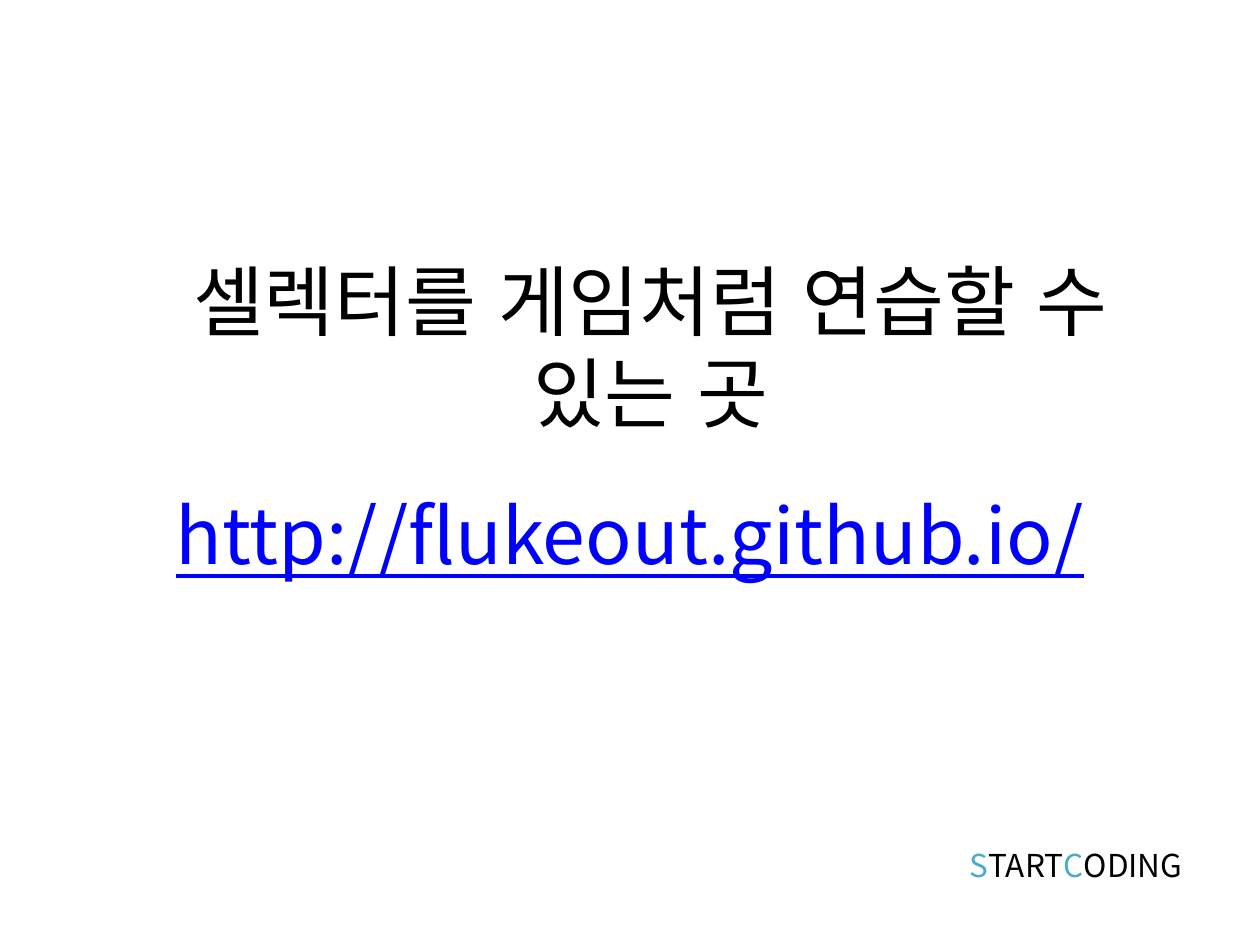
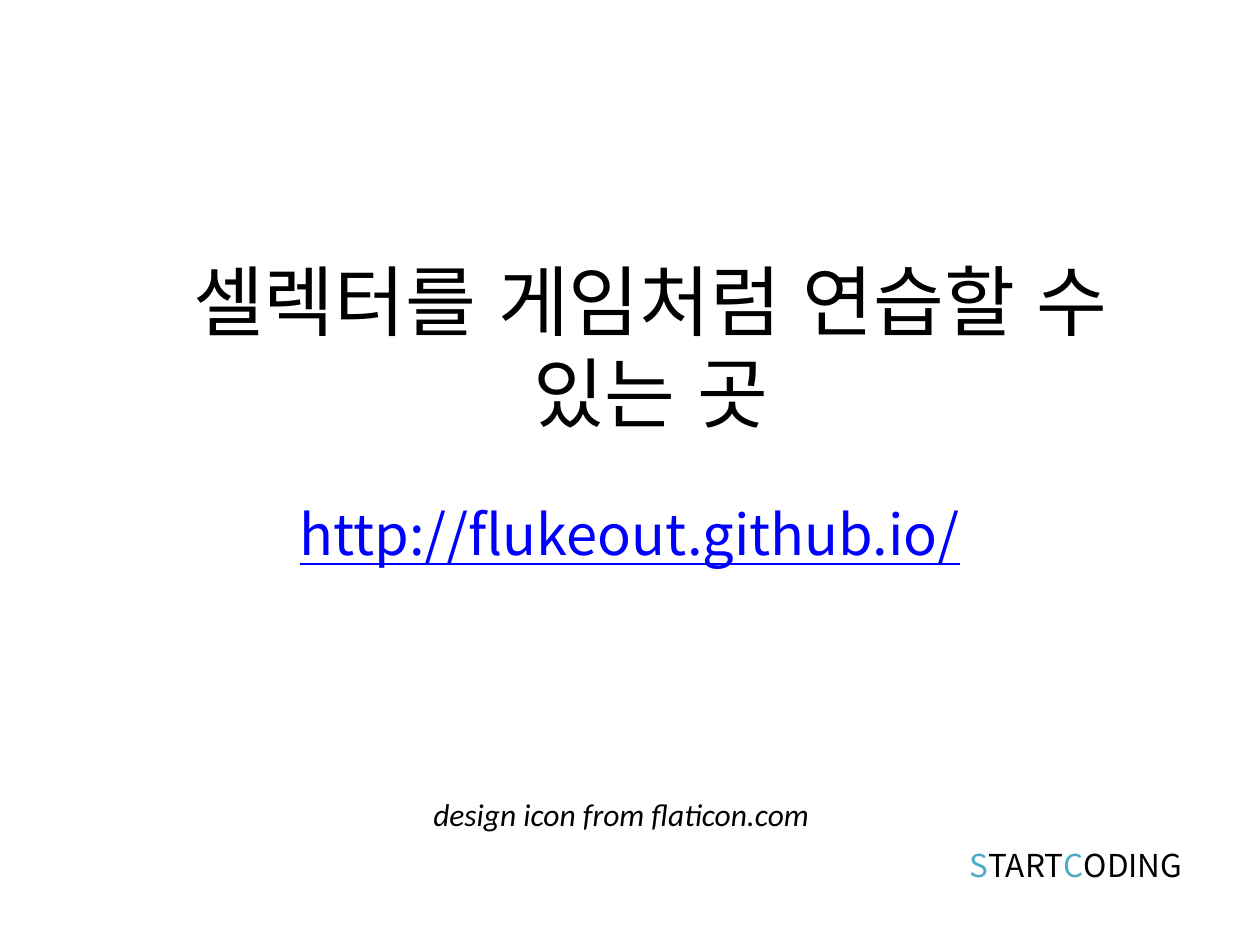
Before and after one commit to kwonkijun/web, a slide deck: slide 15 of 프론트엔드기초(PPT)/CSS3 2강_CSS 셀렉터.pptx. Drawn at 1260x945 pixels with LibreOffice and Linux fonts; fonts in the diff are those of the drawing. Boxes give left, top, right and bottom in pixels: in the first picture for what was removed or moved away, otherwise in the second. Text is boxed around its words. In the diff, an @@ line names an element or a change of style, - is before the commit and + after.

```diff
--- a/프론트엔드기초(PPT)/CSS3 2강_CSS 셀렉터.pptx
+++ b/프론트엔드기초(PPT)/CSS3 2강_CSS 셀렉터.pptx
@@ title "http://flukeout.github.io/" at (300, 509, 960, 569): size 44 to 32 pt @@
@@ text added at (433, 804, 808, 832), 18 pt, text #000000, italic @@
+design icon from flaticon.com
```
Also in this commit, not shown: 9 other slides changed, 29 other files.
